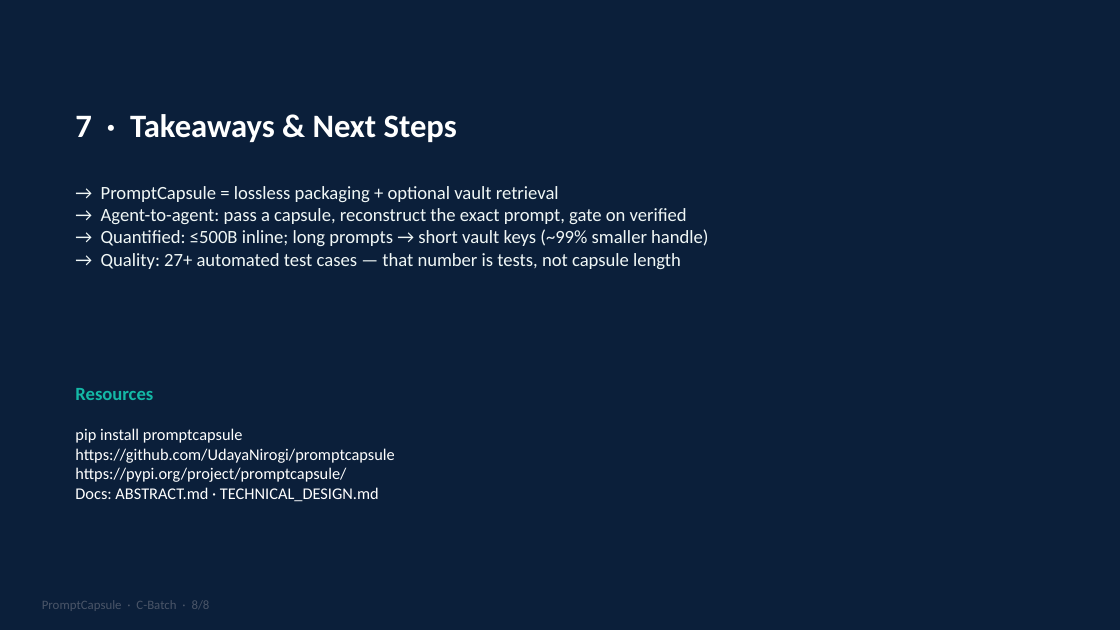
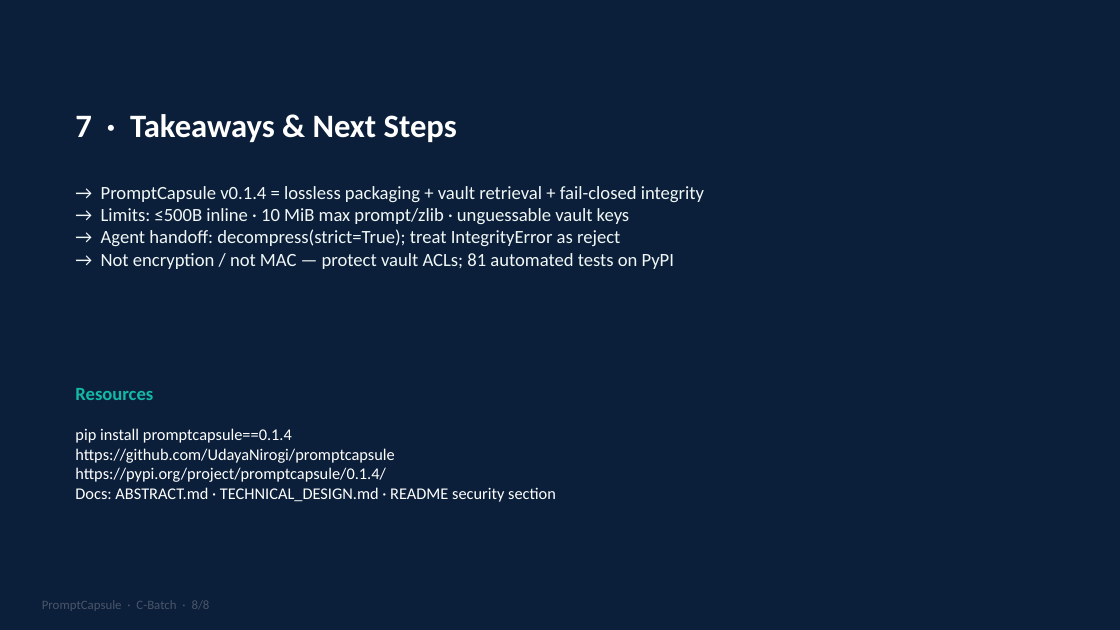
Before and after one commit to UdayaNirogi/promptcapsule, a slide deck: slide 8 of presentation/PromptCapsule_CBatch.pptx. Drawn at 1120x630 pixels with LibreOffice and Linux fonts; fonts in the diff are those of the drawing. Boxes give left, top, right and bottom in pixels: in the first picture for what was removed or moved away, otherwise in the second. Text is boxed around its words. In the diff, an @@ line names an element or a change of style, - is before the commit and + after.

```diff
--- a/presentation/PromptCapsule_CBatch.pptx
+++ b/presentation/PromptCapsule_CBatch.pptx
@@ text at (101,186,704,269): text changed @@
-→ PromptCapsule = lossless packaging + optional vault retrieval
-→ Agent-to-agent: pass a capsule, reconstruct the exact prompt, gate on verified
-→ Quantified: ≤500B inline; long prompts → short vault keys (~99% smaller handle)
-→ Quality: 27+ automated test cases — that number is tests, not capsule length
+→ PromptCapsule v0.1.4 = lossless packaging + vault retrieval + fail-closed integrity
+→ Limits: ≤500B inline · 10 MiB max prompt/zlib · unguessable vault keys
+→ Agent handoff: decompress(strict=True); treat IntegrityError as reject
+→ Not encryption / not MAC — protect vault ACLs; 81 automated tests on PyPI
@@ text at (75,428,556,502): text changed @@
-pip install promptcapsule
-https://github.com/UdayaNirogi/promptcapsule
-https://pypi.org/project/promptcapsule/
-Docs: ABSTRACT.md · TECHNICAL_DESIGN.md
+pip install promptcapsule==0.1.4
+https://github.com/UdayaNirogi/promptcapsule
+https://pypi.org/project/promptcapsule/0.1.4/
+Docs: ABSTRACT.md · TECHNICAL_DESIGN.md · README security section
```
Also in this commit, not shown: 3 other slides changed, 1 slide added, 1 slide removed, 6 other files.
